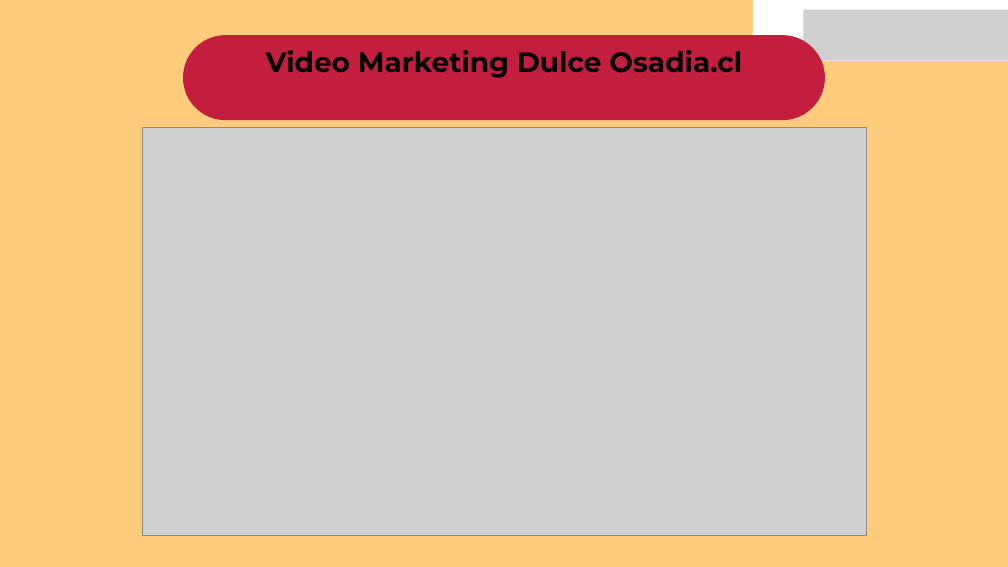
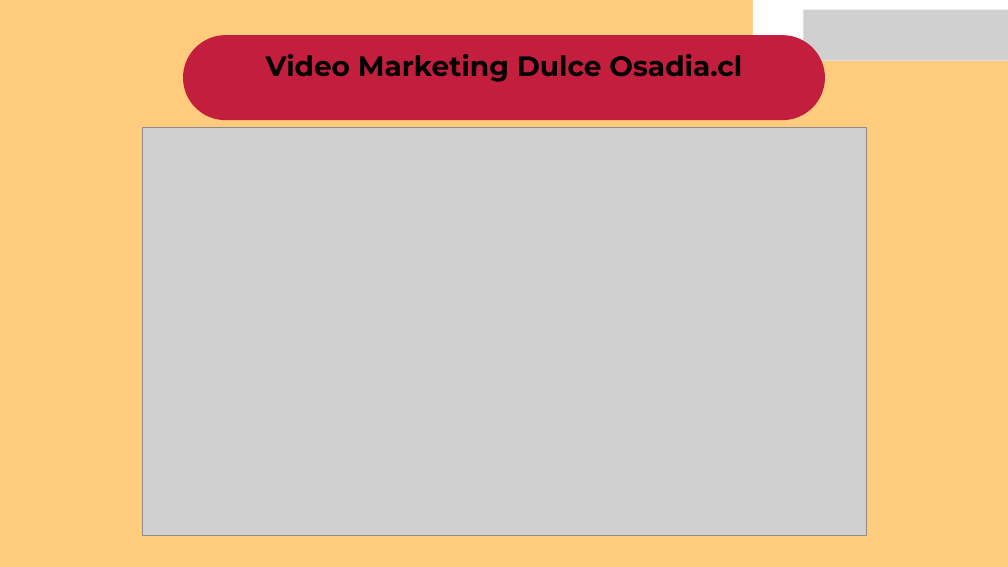
Before and after one commit to crlavin/Capstone_DulceOsadia, a slide deck: slide 3 of Fase 3/Evidencias Grupales/Presentacionfinal.pptx (slide 2 before the commit). Drawn at 1008x567 pixels with LibreOffice and Linux fonts; fonts in the diff are those of the drawing; grey boxes stand for pictures; background and template pictures are left out. Boxes give left, top, right and bottom in pixels: in the first picture for what was removed or moved away, otherwise in the second. Text is boxed around its words. In the diff, an @@ line names an element or a change of style, - is before the commit and + after.

```diff
--- a/Fase 3/Evidencias Grupales/Presentacionfinal.pptx
+++ b/Fase 3/Evidencias Grupales/Presentacionfinal.pptx
@@ text "Video Marketing Dulce Osadia.cl" moved from (x1=266, y1=50, x2=742, y2=78) to (x1=266, y1=54, x2=742, y2=82) @@
```
Also in this commit, not shown: 3 other slides changed, 2 slides added, 5 other files.
